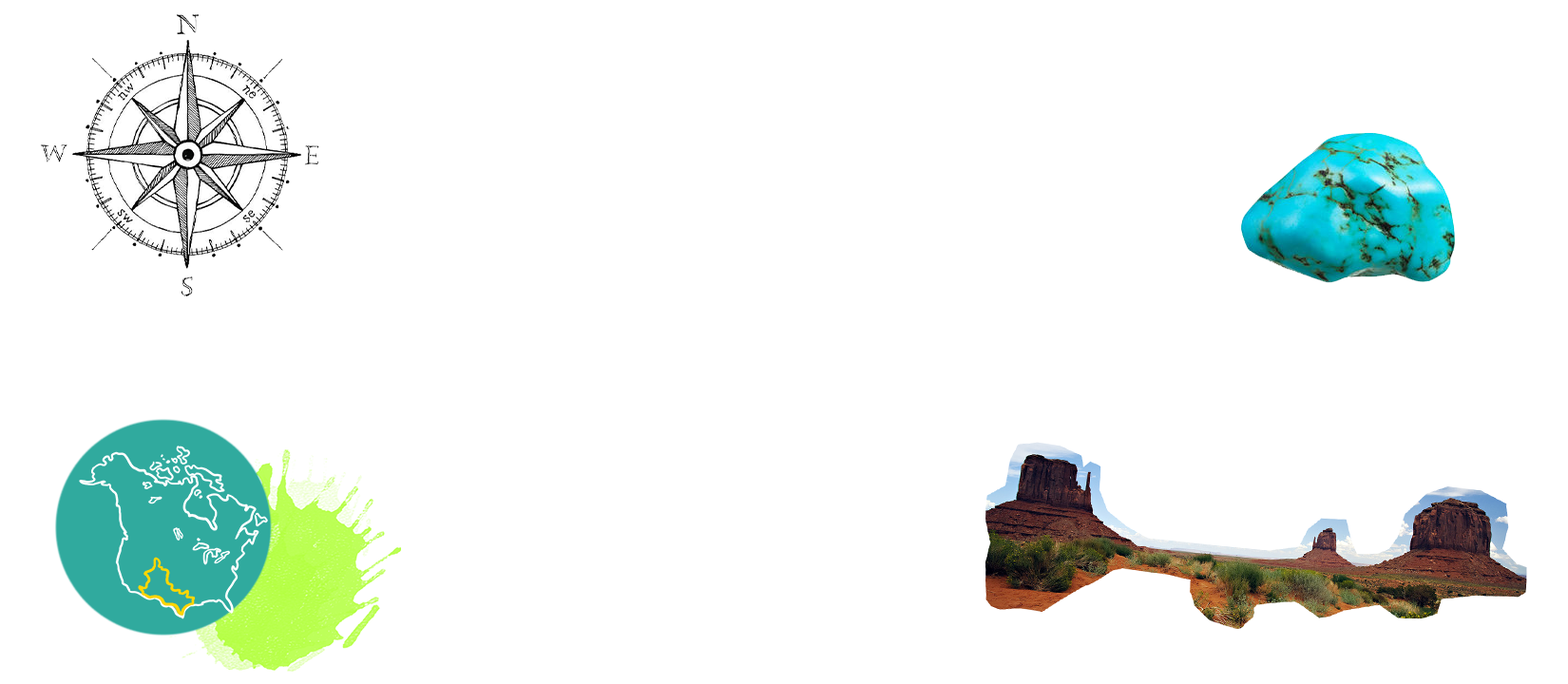
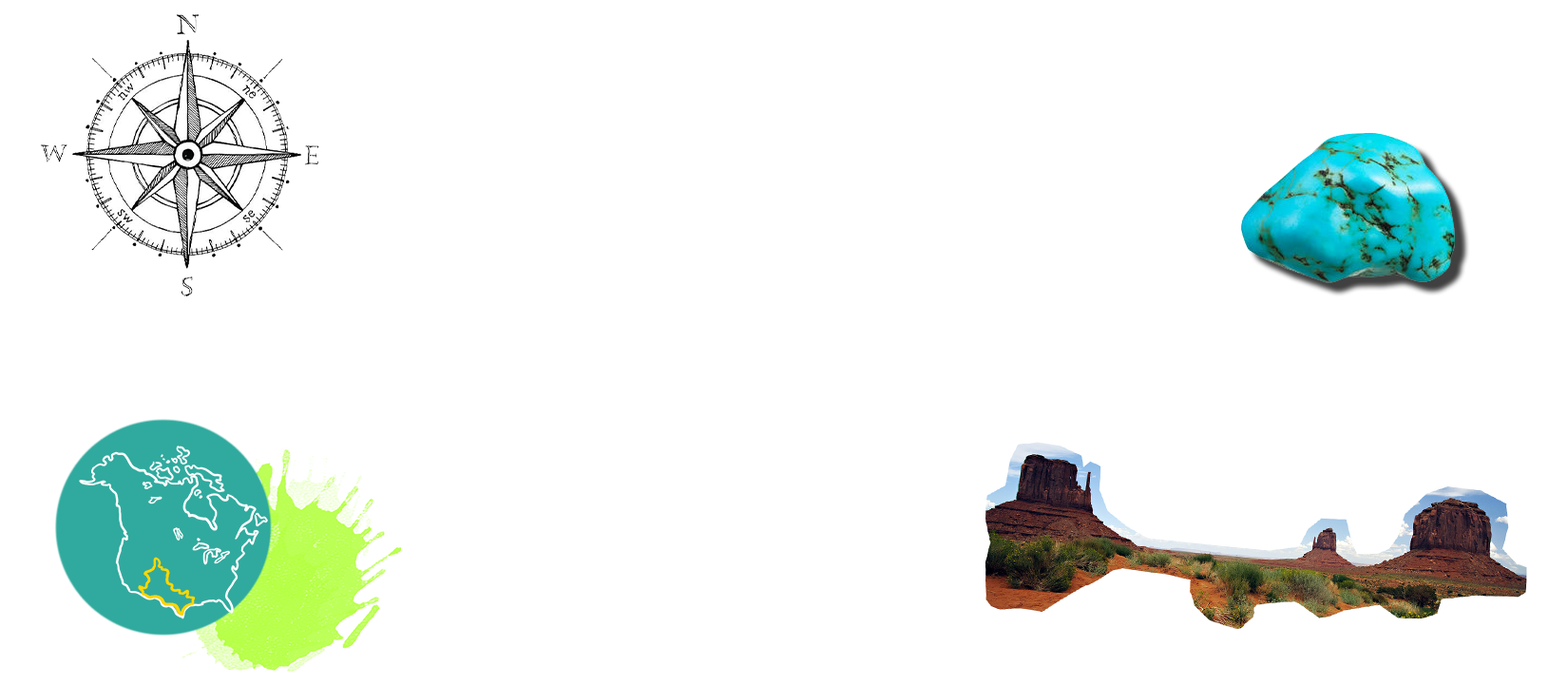
Before/after of a w=1568, h=684 layered artwork. What changed in the layer stack:
pixels changed over [1247, 138, 1471, 297] (layer not identified)
